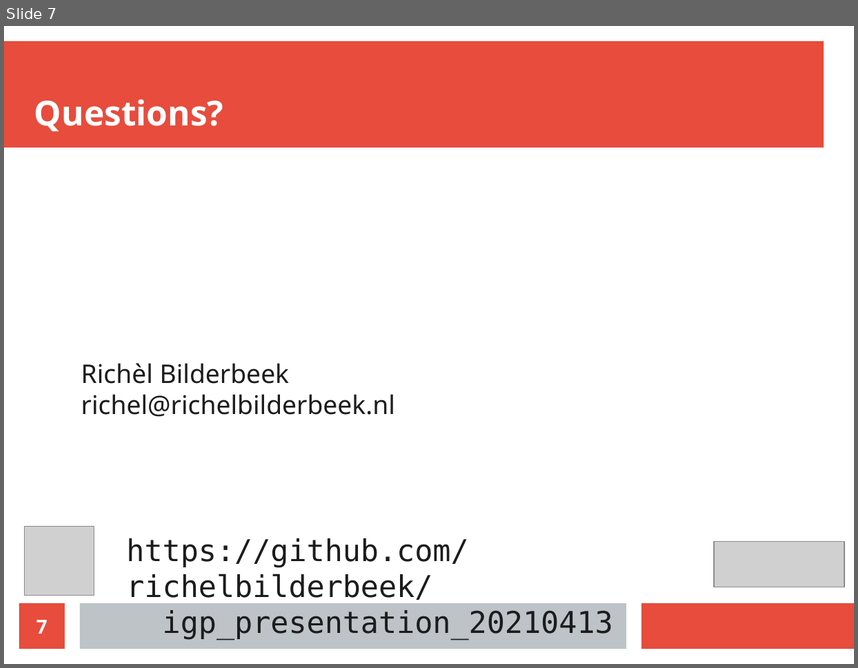
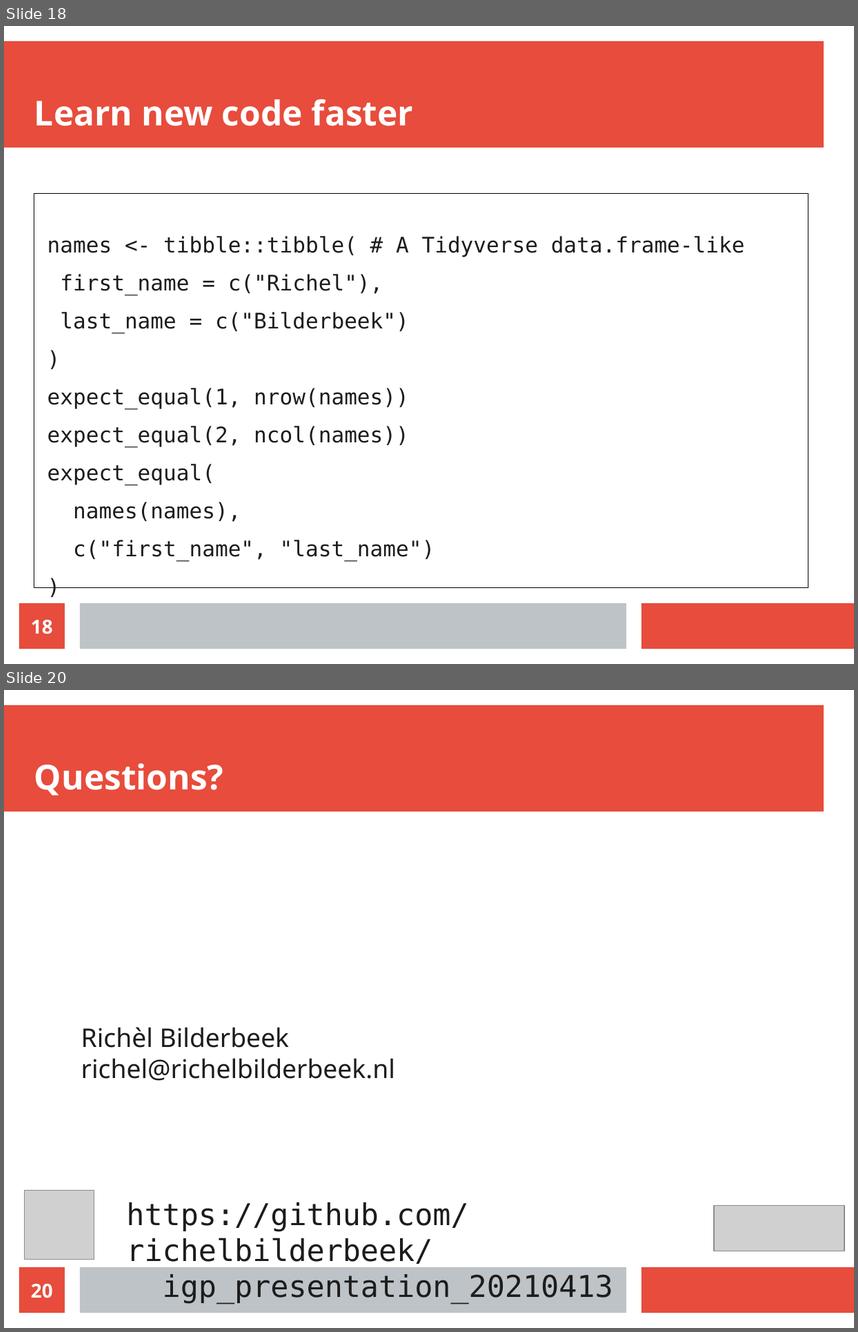
Before and after one commit to richelbilderbeek/nlseb_tdd_20210420, a slide deck: nlseb_tdd_20210420.odp. Shown one above the other, each under a label of ours: slide 7 before the commit, slides 18 and 20 after it; the slides between them are not shown. The pictures are 858x668 and 858x1332 pixels, drawn with LibreOffice and Linux fonts; fonts in the diff are those of the drawing; grey boxes stand for pictures. Boxes give left, top, right and bottom in pixels: in the first picture for what was removed or moved away, otherwise in the second. Text is boxed around its words. In the diff, an @@ line names an element or a change of style, - is before the commit and + after.

```diff
--- a/nlseb_tdd_20210420.odp
+++ b/nlseb_tdd_20210420.odp
@@ slide 18 added at (4, 26, 854, 664), background #FFFFFF; not listed: 3 template elements that a slide beside it also shows @@
@@ title added at (34, 99, 413, 126), 32 pt, text #FFFFFF, bold @@
+Learn new code faster
@@ text added at (34, 194, 809, 588), outline #000000 0 pt, 20 pt, text #1C1C1C @@
+names <- tibble::tibble( # A Tidyverse data.frame-like
+first_name = c("Richel"),
+last_name = c("Bilderbeek")
+)
+expect_equal(1, nrow(names))
+expect_equal(2, ncol(names))
+expect_equal(
+names(names),
+c("first_name", "last_name")
+)
@@ page number added at (19, 603, 65, 648), fill #E74C3C, 18 pt, text #FFFFFF, bold @@
+18
@@ what was slide 7 is now slide 20 @@
@@ page number at (31, 1283, 53, 1298): text changed @@
-7
+20
```
Also in this commit, not shown: 2 slides changed, 12 other slides added, 1 other file.
